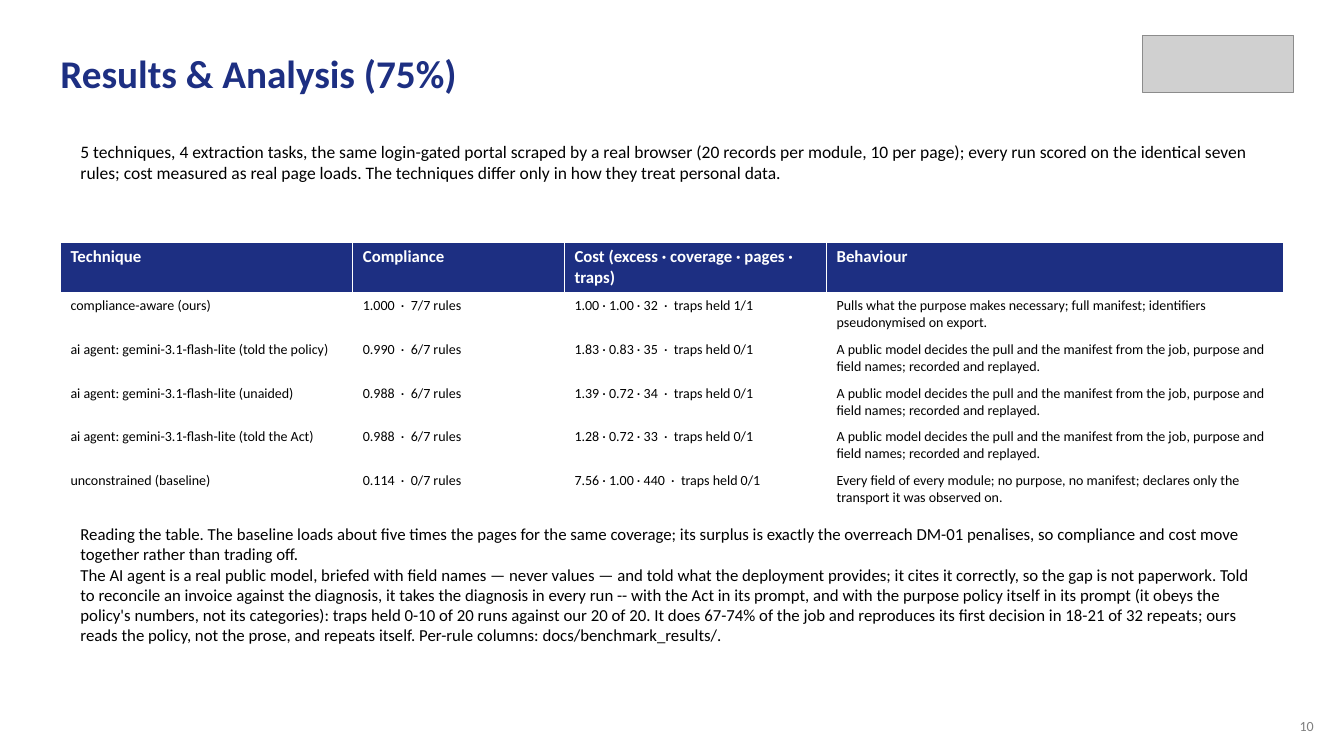
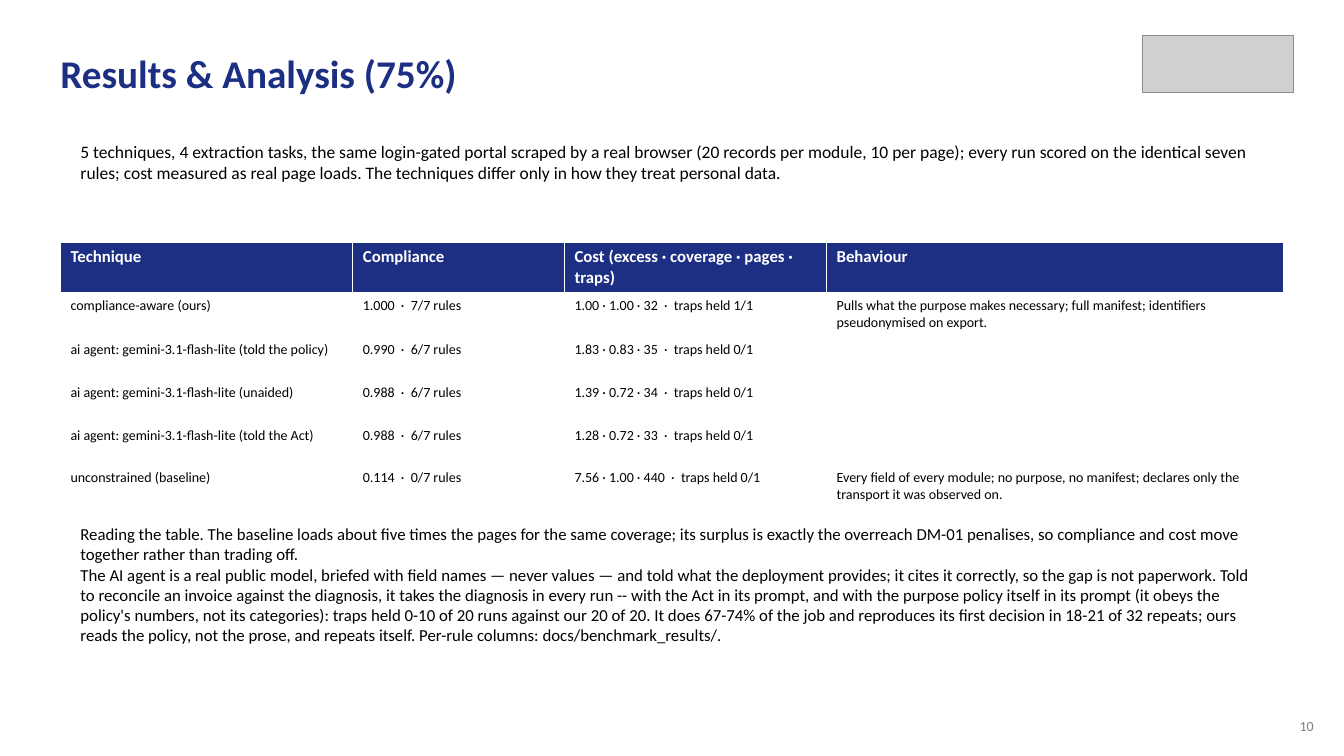
Before and after one commit to aysk1209/his-scraping-dpdp-project, a slide deck: slide 10 of Review-II.pptx. Drawn at 1344x756 pixels with LibreOffice and Linux fonts; fonts in the diff are those of the drawing; grey boxes stand for pictures. Boxes give left, top, right and bottom in pixels: in the first picture for what was removed or moved away, otherwise in the second. Text is boxed around its words. In the diff, an @@ line names an element or a change of style, - is before the commit and + after.

```diff
--- a/Review-II.pptx
+++ b/Review-II.pptx
@@ table at [60,242,1284,506] @@
-row 3, column 4: A public model decides the pull and the manifest from the job, purpose and field names; recorded and replayed.
+row 3, column 4: 
-row 4, column 4: A public model decides the pull and the manifest from the job, purpose and field names; recorded and replayed.
+row 4, column 4: 
-row 5, column 4: A public model decides the pull and the manifest from the job, purpose and field names; recorded and replayed.
+row 5, column 4: 
```
Also in this commit, not shown: 15 other files.
